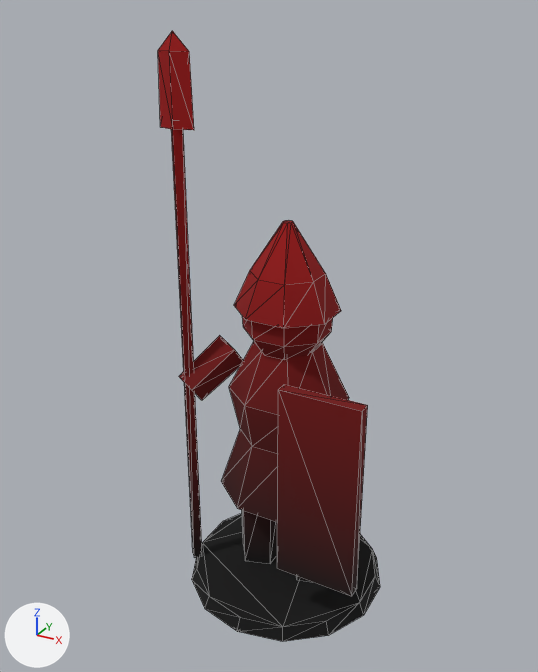
One commit to the glTF model art/terrain-study/northstar-units/ns-block-spearman.glb: the scene before it, then after it.
The view is the same before and after, from a 50 mm lens placed at (0.759, -1.479, 1.441), pointed at (-0.045, -0.018, 0.711). The lights are fixed; the arrows at lower left show +X, +Y and +Z. The first picture is the older version. Mesh edges are drawn as thin lines. Vertices at exactly the same position are counted once.

In view in the first picture: 'Blade', 'Cube', 'Ringed form', 'Ringed form.001', 'Ringed form.002', 'Ringed form.003', 'Tapered form', 'Tapered form.001', 'Tapered form.002', 'Tapered form.003'.
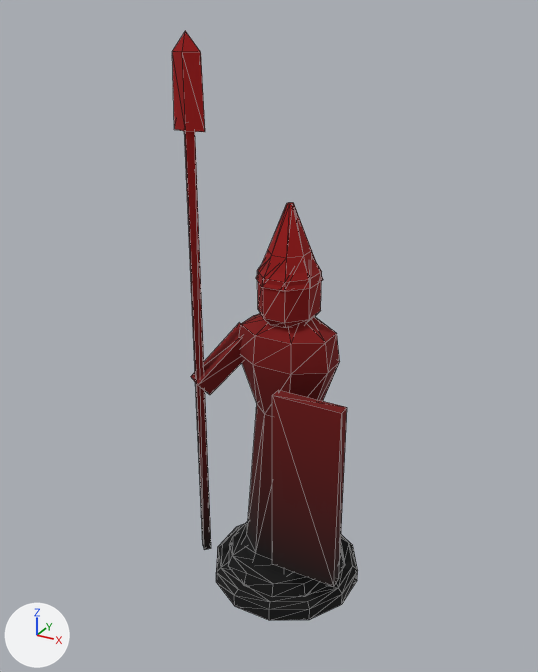
Location of each change, (x1, y1, x2, y2) in pixels of the pictures (538 x 672 px):
'Cube', moved, rescaled (17% narrower, 7% shorter): before (277, 384, 368, 597); after (272, 390, 347, 587)
'Ringed form', reshaped (24% narrower, 25% shorter): before (192, 513, 380, 642); after (216, 524, 358, 620)
'Ringed form.001', reshaped (9% narrower, 57% shorter): before (221, 342, 349, 522); after (228, 521, 345, 597)
'Ringed form.002', reshaped: before (242, 316, 333, 359); after (239, 313, 340, 574)
'Ringed form.003', reshaped: before (234, 220, 341, 328); after (257, 264, 322, 328)
'Tapered form.002', deleted (red): before (171, 120, 202, 558)
'Blade', moved, rescaled (8% narrower): before (158, 31, 194, 130); after (172, 31, 205, 132)
'Tapered form', reshaped (mostly hidden before): before (296, 576, 309, 581); after (184, 131, 211, 550)
'Tapered form.001', reshaped: before (242, 510, 277, 563); after (191, 323, 242, 395)
'Ringed form.004', added (red): after (256, 202, 323, 291)
'Tapered form.003', deleted (red): before (179, 335, 243, 400)
part 2 of me_ringed_form_033, deleted (red): before (221, 342, 349, 522)
part 3 of me_ringed_form_033, added: after (228, 521, 345, 597)
part 6 of me_tapered_form_040, added (red): after (184, 131, 211, 550)
part 8 of me_tapered_form_041, deleted: before (242, 510, 277, 563)
part 9 of me_tapered_form_041, added (red): after (191, 323, 242, 395)

Diff of the bpy script that builds the scene:
```diff
--- a/art/terrain-study/northstar-units/ns-block-spearman.glb.py
+++ b/art/terrain-study/northstar-units/ns-block-spearman.glb.py
@@ me_ringed_form_032 @@
-me_ringed_form_032.from_pydata(...)  # 28 vertices, 52 faces; spans x -0.258..0.258, y -0.265..0.265, z 0.0..0.034
+me_ringed_form_032.from_pydata(...)  # 36 vertices, 68 faces; spans x -0.193..0.193, y -0.193..0.193, z 0.0..0.048
+# me_ringed_form_032 part 1: the whole mesh is rebuilt
 me_ringed_form_032.materials.append(mat_ns_blockout_grey)
@@ me_tapered_form_040 @@
-me_tapered_form_040.from_pydata(...)  # 10 vertices, 16 faces; spans x 0.014..0.133, y -0.063..0.063, z 0.03..0.36
+me_tapered_form_040.from_pydata(...)  # 8 vertices, 12 faces; spans x -0.204..-0.176, y -0.124..-0.096, z 0.08..1.22
+# me_tapered_form_040 part 6: 8 vertices added at x -0.204..-0.176, y -0.124..-0.096, z 0.08..1.22
+# other edits to the shape of me_tapered_form_040 do not show in these pictures
 me_tapered_form_040.materials.append(mat_ns_blockout_grey)
@@ me_tapered_form_041 @@
-me_tapered_form_041.from_pydata(...)  # 10 vertices, 16 faces; spans x -0.146..-0.027, y -0.063..0.063, z 0.03..0.36
+me_tapered_form_041.from_pydata(...)  # 8 vertices, 12 faces; spans x -0.218..-0.077, y -0.137..0.03, z 0.561..0.721
+# me_tapered_form_041 part 8: 10 vertices removed from x -0.146..-0.027, y -0.063..0.063, z 0.03..0.36
+# me_tapered_form_041 part 9: 8 vertices added at x -0.218..-0.077, y -0.137..0.03, z 0.561..0.721
 me_tapered_form_041.materials.append(mat_ns_blockout_grey)
@@ me_ringed_form_033 @@
-me_ringed_form_033.from_pydata(...)  # 32 vertices, 60 faces; spans x -0.171..0.171, y -0.139..0.139, z 0.27..0.7
+me_ringed_form_033.from_pydata(...)  # 24 vertices, 44 faces; spans x -0.16..0.16, y -0.16..0.16, z 0.048..0.08
+# me_ringed_form_033 part 2: 32 vertices removed from x -0.171..0.171, y -0.139..0.139, z 0.27..0.7
+# me_ringed_form_033 part 3: 24 vertices added at x -0.16..0.16, y -0.16..0.16, z 0.048..0.08, forming a 12-sided cut cone along z (radius 0.166 at the low end, 0.154 at the high end)
 me_ringed_form_033.materials.append(mat_ns_blockout_grey)
@@ me_ringed_form_034 @@
-me_ringed_form_034.from_pydata(...)  # 32 vertices, 60 faces; spans x -0.103..0.103, y -0.106..0.086, z 0.685..0.84
+me_ringed_form_034.from_pydata(...)  # 48 vertices, 92 faces; spans x -0.124..0.124, y -0.107..0.107, z 0.07..0.775
+# me_ringed_form_034 part 4: the whole mesh is rebuilt
 me_ringed_form_034.materials.append(mat_ns_blockout_grey)
@@ me_ringed_form_035 @@
-me_ringed_form_035.from_pydata(...)  # 24 vertices, 44 faces; spans x -0.12..0.12, y -0.121..0.101, z 0.79..1.0
+me_ringed_form_035.from_pydata(...)  # 32 vertices, 60 faces; spans x -0.068..0.068, y -0.076..0.076, z 0.76..0.93
+# me_ringed_form_035 part 5: the whole mesh is rebuilt
 me_ringed_form_035.materials.append(mat_ns_blockout_grey)
@@ me_blade_004 @@
-me_blade_004.from_pydata(...)  # 9 vertices, 14 faces; spans x -0.275..-0.185, y -0.114..-0.086, z 1.2..1.4
+me_blade_004.from_pydata(...)  # 9 vertices, 14 faces; spans x -0.23..-0.15, y -0.124..-0.096, z 1.2..1.4
+# me_blade_004 part 7: the whole mesh is scaled about its middle by (0.889, 1, 1), then moved by (0.04, -0.01, 0.0)
 me_blade_004.materials.append(mat_ns_blockout_grey)
@@ me_cube_016 @@
-me_cube_016.from_pydata(...)  # 8 vertices, 12 faces; spans x -0.1..0.1, y -0.015..0.015, z -0.25..0.25
+me_cube_016.from_pydata(...)  # 8 vertices, 12 faces; spans x -0.085..0.085, y -0.015..0.015, z -0.24..0.24
+# me_cube_016 part 10: the whole mesh is scaled about its middle by (0.85, 1, 0.96)
 me_cube_016.materials.append(mat_ns_blockout_grey)
@@ ob_tapered_form_002 @@
-ob_tapered_form_002 = bpy.data.objects.new('Tapered form.002', me_tapered_form_042)
@@ ob_tapered_form_003 @@
-ob_tapered_form_003 = bpy.data.objects.new('Tapered form.003', me_tapered_form_043)
@@ ob_cube @@
 ob_cube = bpy.data.objects.new('Cube', me_cube_016)
-ob_cube.location = (0.17, -0.17, 0.42)
+ob_cube.location = (0.13, -0.15, 0.4)
@@ ob_ringed_form_004 @@
+ob_ringed_form_004 = bpy.data.objects.new('Ringed form.004', me_ringed_form_044)  # 24 vertices, 44 faces; spans x -0.072..0.072, y -0.079..0.079, z 0.86..1.04
+ob_ringed_form_004.location = (0.0, 0.0, 0.0)
```
